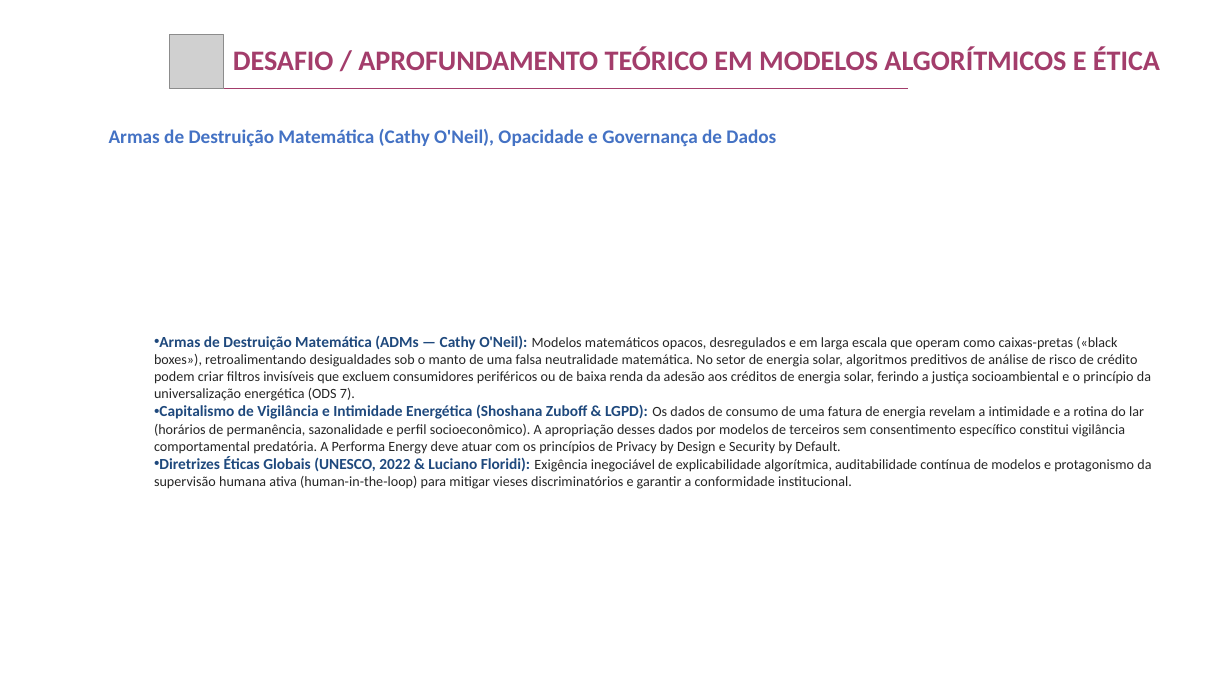
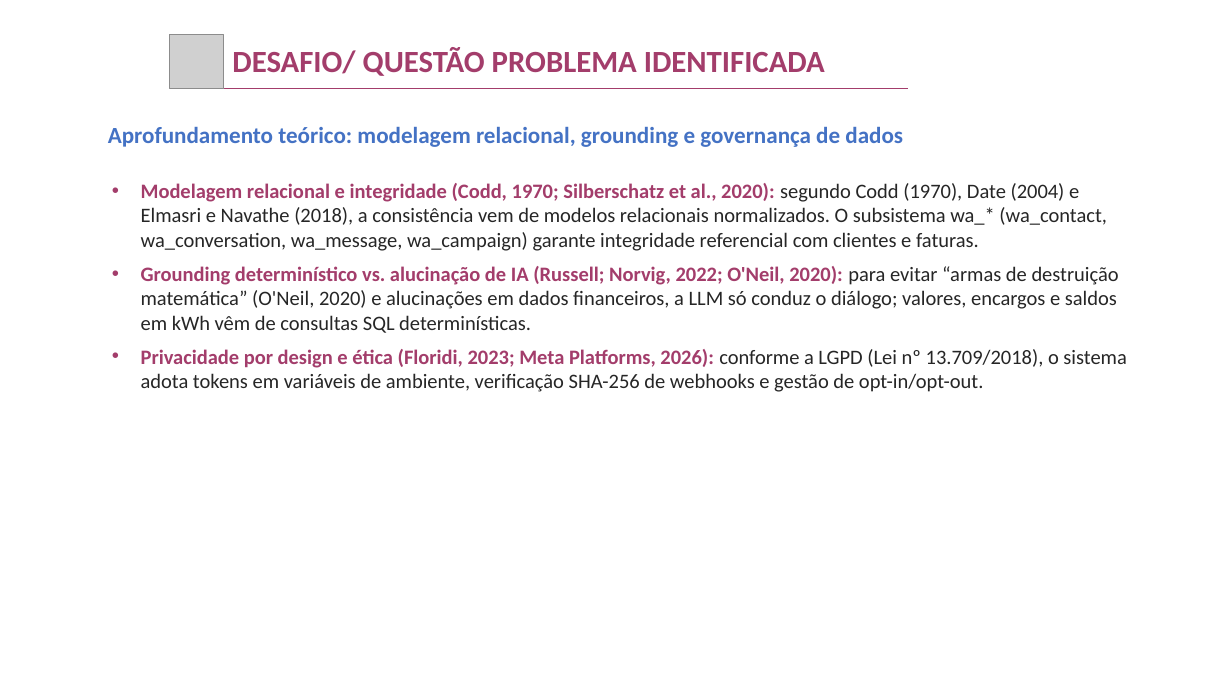
Before and after one commit to rafasants1/apex, a slide deck: slide 10 of TEMPLATE_PREENCHIDO_APEX_V_PERFORMA_ENERGY.pptx. Drawn at 1232x693 pixels with LibreOffice and Linux fonts; fonts in the diff are those of the drawing; grey boxes stand for pictures; background and template pictures are left out. Boxes give left, top, right and bottom in pixels: in the first picture for what was removed or moved away, otherwise in the second. Text is boxed around its words. In the diff, an @@ line names an element or a change of style, - is before the commit and + after.

Commit message:
feat(apex-v): aplicacao integral das correcoes ABNT/layout, pacotes modulares M1/M2 e suite Performalog Atendimento

```diff
--- a/TEMPLATE_PREENCHIDO_APEX_V_PERFORMA_ENERGY.pptx
+++ b/TEMPLATE_PREENCHIDO_APEX_V_PERFORMA_ENERGY.pptx
@@ text at <box>232,47,825,76</box>: text changed; size 22 to 24 pt @@
-DESAFIO / APROFUNDAMENTO TEÓRICO EM MODELOS ALGORÍTMICOS E ÉTICA
+DESAFIO/ QUESTÃO PROBLEMA IDENTIFICADA
@@ text at <box>108,127,903,147</box>: text changed; size 15 to 18 pt @@
-Armas de Destruição Matemática (Cathy O'Neil), Opacidade e Governança de Dados
+Aprofundamento teórico: modelagem relacional, grounding e governança de dados
@@ text at <box>141,183,1126,392</box>: text changed; size 11 to 16 pt @@
-• Armas de Destruição Matemática (ADMs — Cathy O'Neil): Modelos matemáticos opacos, desregulados e em larga escala que operam como caixas-pretas («black boxes»), retroalimentando desigualdades sob o manto de uma falsa neutralidade matemática. No setor de energia solar, algoritmos preditivos de análise de risco de crédito podem criar filtros invisíveis que excluem consumidores periféricos ou de baixa renda da adesão aos créditos de energia solar, ferindo a justiça socioambiental e o princípio da universalização energética (ODS 7).
-• Capitalismo de Vigilância e Intimidade Energética (Shoshana Zuboff & LGPD): Os dados de consumo de uma fatura de energia revelam a intimidade e a rotina do lar (horários de permanência, sazonalidade e perfil socioeconômico). A apropriação desses dados por modelos de terceiros sem consentimento específico constitui vigilância comportamental predatória. A Performa Energy deve atuar com os princípios de Privacy by Design e Security by Default.
-• Diretrizes Éticas Globais (UNESCO, 2022 & Luciano Floridi): Exigência inegociável de explicabilidade algorítmica, auditabilidade contínua de modelos e protagonismo da supervisão humana ativa (human-in-the-loop) para mitigar vieses discriminatórios e garantir a conformidade institucional.
+• Modelagem relacional e integridade (Codd, 1970; Silberschatz et al., 2020): segundo Codd (1970), Date (2004) e Elmasri e Navathe (2018), a consistência vem de modelos relacionais normalizados. O subsistema wa_* (wa_contact, wa_conversation, wa_message, wa_campaign) garante integridade referencial com clientes e faturas.
+• Grounding determinístico vs. alucinação de IA (Russell; Norvig, 2022; O'Neil, 2020): para evitar “armas de destruição matemática” (O'Neil, 2020) e alucinações em dados financeiros, a LLM só conduz o diálogo; valores, encargos e saldos em kWh vêm de consultas SQL determinísticas.
+• Privacidade por design e ética (Floridi, 2023; Meta Platforms, 2026): conforme a LGPD (Lei nº 13.709/2018), o sistema adota tokens em variáveis de ambiente, verificação SHA-256 de webhooks e gestão de opt-in/opt-out.
```
Also in this commit, not shown: 19 other slides changed, 43 other files.
